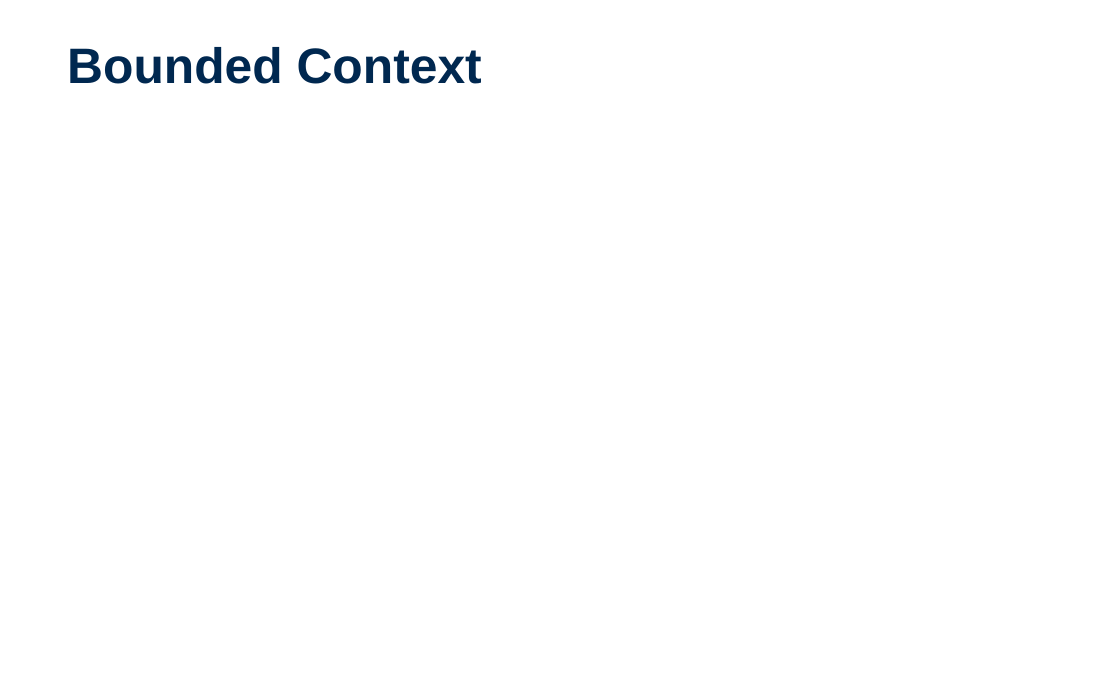
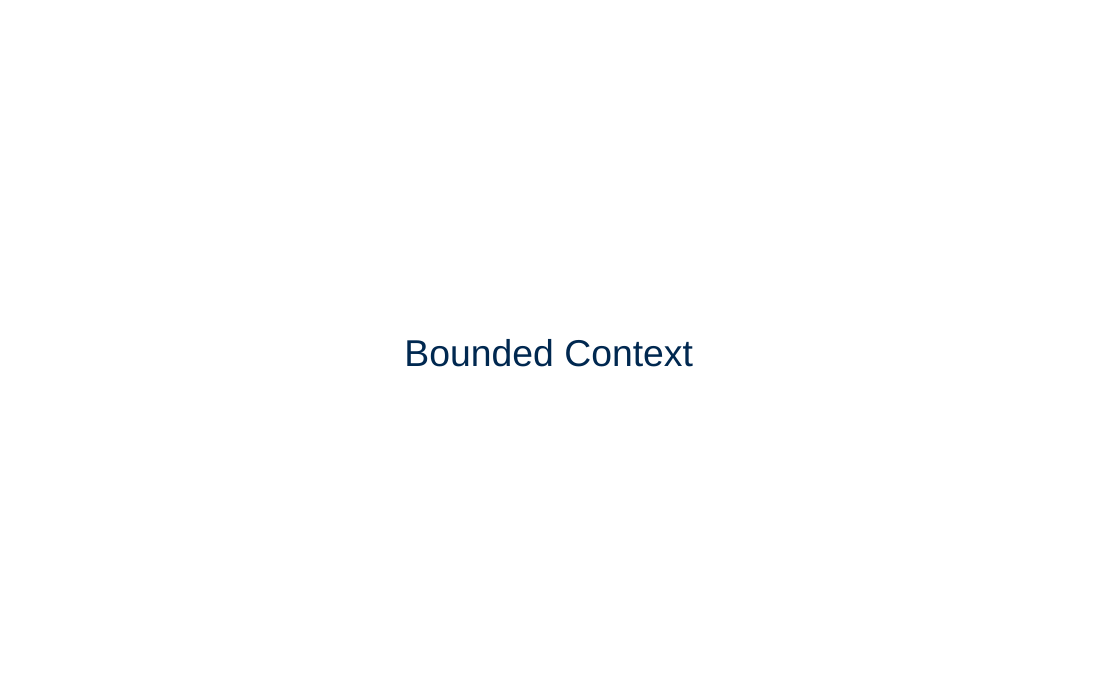
Before and after one commit to entelect/Dojo_DomainDrivenDesign, a slide deck: slide 12 of Presentation.pptx (slide 6 before the commit). Drawn at 1120x700 pixels with LibreOffice and Linux fonts; fonts in the diff are those of the drawing; background and template pictures are left out. Boxes give left, top, right and bottom in pixels: in the first picture for what was removed or moved away, otherwise in the second. Text is boxed around its words. In the diff, an @@ line names an element or a change of style, - is before the commit and + after.

```diff
--- a/Presentation.pptx
+++ b/Presentation.pptx
@@ text "Bounded Context": place and size @@
-text "Bounded Context" at [67,47,482,84]
+text "Bounded Context" at [404,339,693,367]
@@ text "Bounded Context" at [404,339,693,367]: size 32 to 24 pt, bold off; more space between paragraphs; vertical alignment middle to top @@
```
Also in this commit, not shown: 4 other slides changed, 9 slides added, 6 slides removed.
